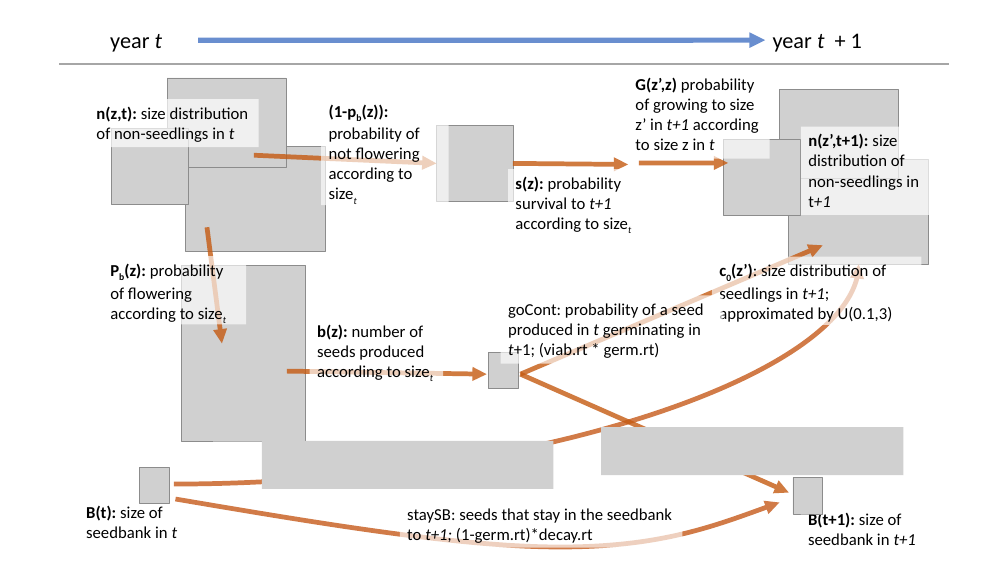
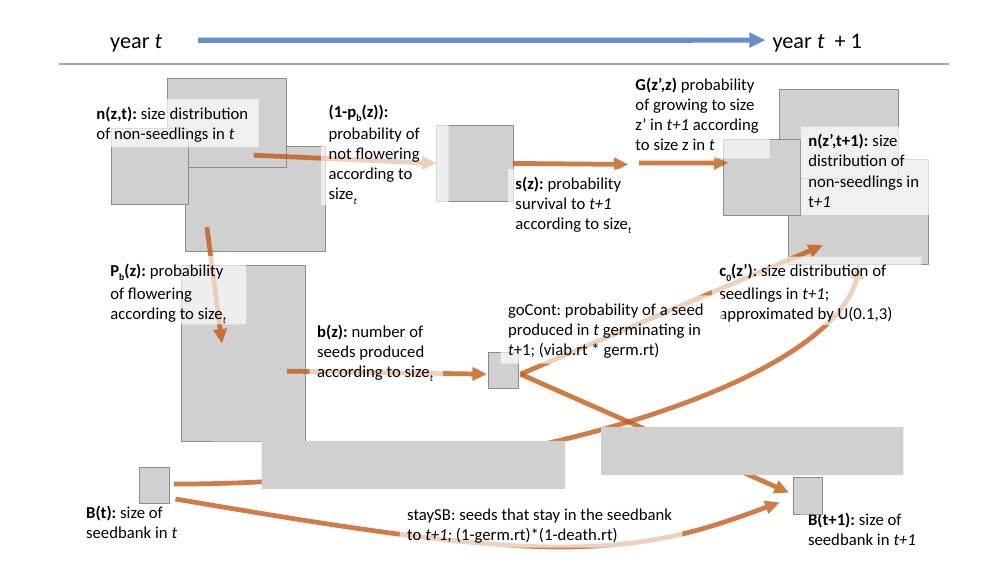
Before and after one commit to aestears/COBP_analysis, a slide deck: slide 1 of figures/COBP_lifecyclediagram_new.pptx. Drawn at 1008x567 pixels with LibreOffice and Linux fonts; fonts in the diff are those of the drawing; grey boxes stand for pictures. Boxes give left, top, right and bottom in pixels: in the first picture for what was removed or moved away, otherwise in the second. Text is boxed around its words. In the diff, an @@ line names an element or a change of style, - is before the commit and + after.

```diff
--- a/figures/COBP_lifecyclediagram_new.pptx
+++ b/figures/COBP_lifecyclediagram_new.pptx
@@ picture: place and size @@
-picture at (262,441,554,489)
+picture at (262,441,565,489)
@@ text at (407,508,672,544): text changed @@
-staySB: seeds that stay in the seedbank to t+1; (1-germ.rt)*decay.rt
+staySB: seeds that stay in the seedbank to t+1; (1-germ.rt)*(1-death.rt)
```
Also in this commit, not shown: 4 other files.
